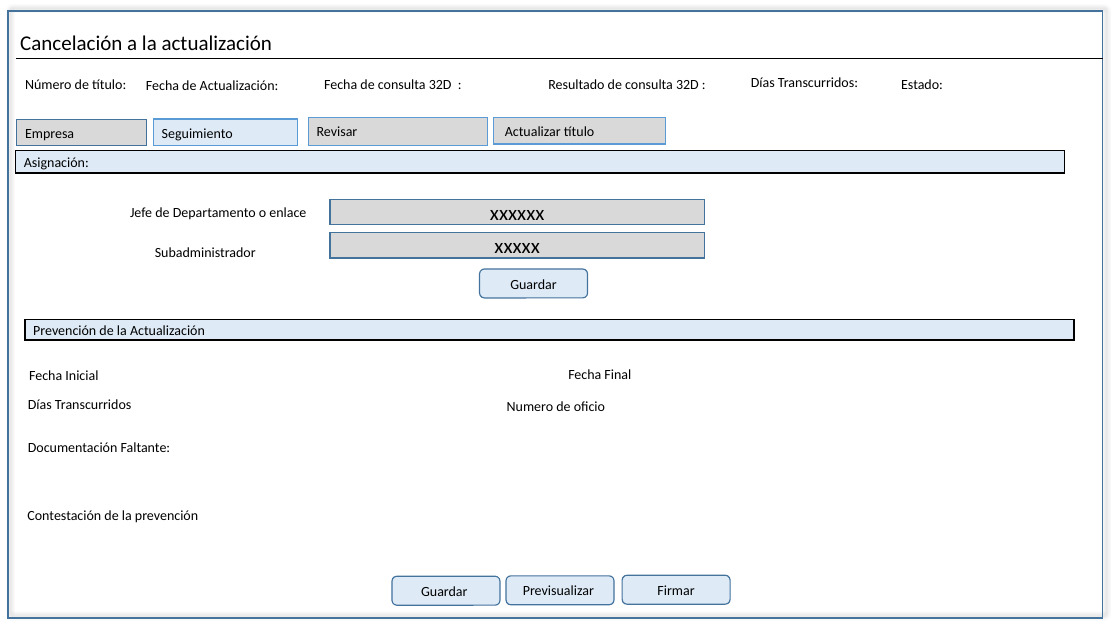
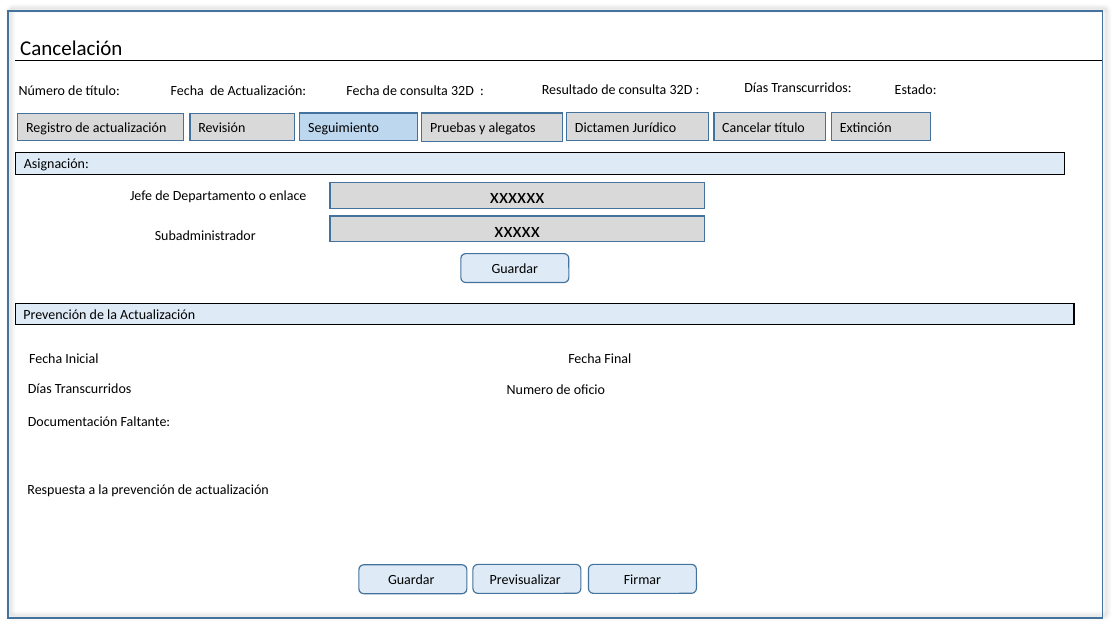
Before and after one commit to EDDIE83/Documentos, a slide deck: slide 3 of TAF 092019/Cancelación.pptx. Drawn at 1120x630 pixels with LibreOffice and Linux fonts; fonts in the diff are those of the drawing. Boxes give left, top, right and bottom in pixels: in the first picture for what was removed or moved away, otherwise in the second. Text is boxed around its words. In the diff, an @@ line names an element or a change of style, - is before the commit and + after.

```diff
--- a/TAF 092019/Cancelación.pptx
+++ b/TAF 092019/Cancelación.pptx
@@ text at [20,40,122,61]: text changed @@
-Cancelación a la actualización
+Cancelación
@@ text "Fecha de Actualización:": place and size @@
-text "Fecha de Actualización:" at [146,80,279,90]
+text "Fecha de Actualización:" at [171,85,307,95]
@@ text "Fecha de consulta 32D :": place and size @@
-text "Fecha de consulta 32D :" at [324,79,452,89]
+text "Fecha de consulta 32D :" at [346,85,474,95]
@@ 4 texts: place and size @@
-4 texts at [25,77,943,89]
+4 texts at [19,82,937,95]
@@ rectangle removed at [17,119,146,145] @@
-Empresa
@@ rectangle added at [18,113,183,140], fill #D9D9D9, outline #43739E 1 pt, 12 pt, text #000000 @@
+Registro de actualización
@@ rectangle added at [190,113,295,141], fill #D9D9D9, outline #43739E 1 pt, 12 pt, text #000000 @@
+Revisión
@@ rectangle "Seguimiento": place and size @@
-rectangle "Seguimiento" at [154,119,298,146]
+rectangle "Seguimiento" at [300,113,418,141]
@@ rectangle "Seguimiento" at [300,113,418,141]: fill #DEEBF7 to #BDD7EE; outline #5B9BD5 1 pt to #43739E 1 pt @@
@@ rectangle removed at [308,117,487,145] @@
-Revisar
@@ rectangle added at [422,113,562,141], fill #D9D9D9, outline #43739E 1 pt, 12 pt, text #000000 @@
+Pruebas y alegatos
@@ rectangle added at [567,113,709,140], fill #D9D9D9, outline #43739E 1 pt, 12 pt, text #000000 @@
+Dictamen Jurídico
@@ rectangle "Cancelar título": place and size @@
-rectangle "Cancelar título" at [493,118,665,144]
+rectangle "Cancelar título" at [714,113,826,140]
@@ rectangle "Cancelar título" at [714,113,826,140]: outline #5B9BD5 1 pt to #43739E 1 pt @@
@@ rectangle added at [832,113,931,140], fill #D9D9D9, outline #43739E 1 pt, 12 pt, text #000000 @@
+Extinción
@@ text in rectangle at [722,122,804,132]: text changed @@
-Actualizar título
+Cancelar título
@@ 6 texts, 2 rectangles: place and size @@
-6 texts, 2 rectangles at [28,199,705,411]
+6 texts, 2 rectangles at [28,183,705,394]
@@ rounded rectangle "Guardar": place and size @@
-rounded rectangle "Guardar" at [480,269,588,297]
+rounded rectangle "Guardar" at [461,254,570,282]
@@ rectangle "Prevención de la Actualización": place and size @@
-rectangle "Prevención de la Actualización" at [25,320,1075,340]
+rectangle "Prevención de la Actualización" at [15,303,1074,324]
@@ text "Documentación Faltante:": place and size @@
-text "Documentación Faltante:" at [28,442,171,452]
+text "Documentación Faltante:" at [28,416,171,426]
@@ text at [27,484,269,497]: text changed @@
-Contestación de la prevención
+Respuesta a la prevención de actualización
@@ 3 rounded rectangles: place and size @@
-3 rounded rectangles at [392,576,731,605]
+3 rounded rectangles at [359,565,697,593]
```
Also in this commit, not shown: 13 other slides changed, 1 slide removed, 11 other files.
